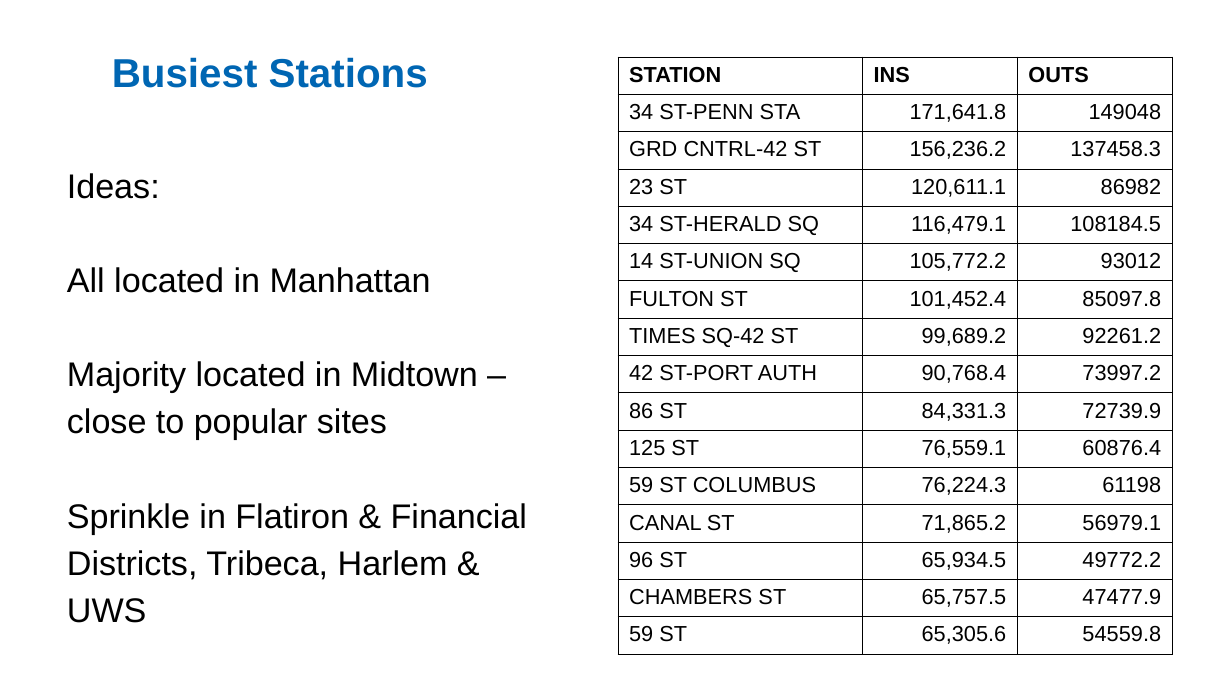
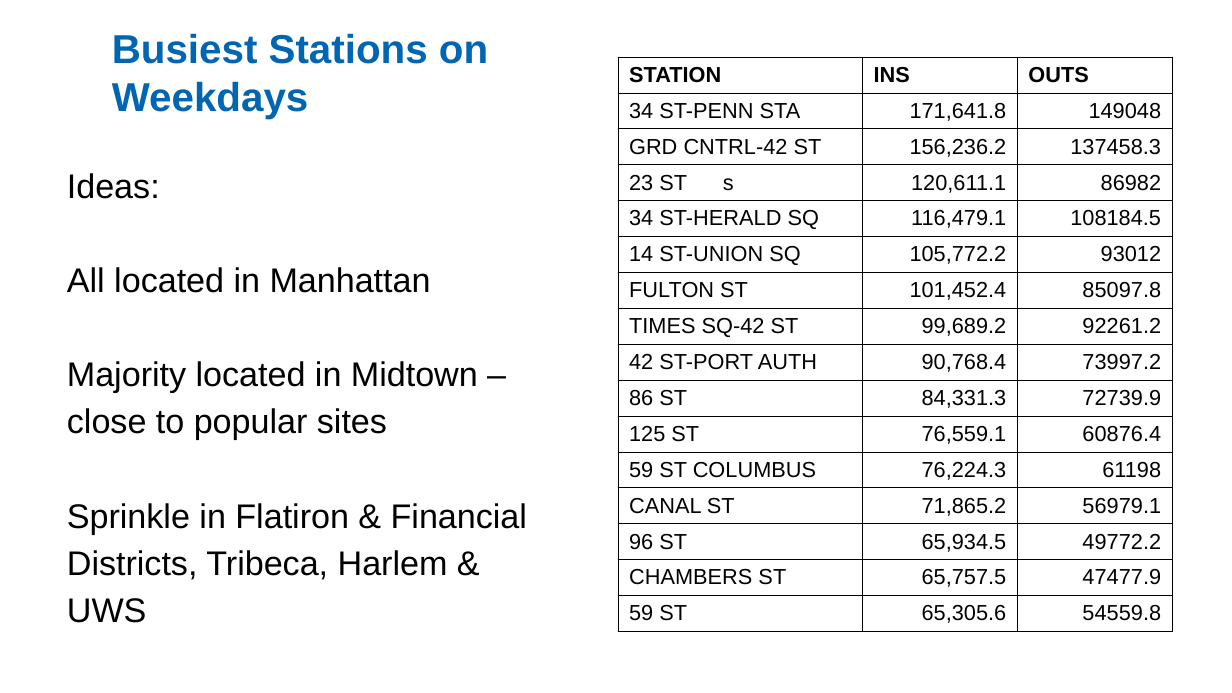
Before and after one commit to ekand/mtacular, a slide deck: slide 9 of reports/ekand_MTA_DATA_PP_3.1.odp. Drawn at 1232x693 pixels with LibreOffice and Linux fonts; fonts in the diff are those of the drawing. Boxes give left, top, right and bottom in pixels: in the first picture for what was removed or moved away, otherwise in the second. Text is boxed around its words. In the diff, an @@ line names an element or a change of style, - is before the commit and + after.

```diff
--- a/reports/ekand_MTA_DATA_PP_3.1.odp
+++ b/reports/ekand_MTA_DATA_PP_3.1.odp
@@ title at bbox=[112, 33, 488, 119]: text changed @@
-Busiest Stations
+Busiest Stations on
+Weekdays
@@ table at bbox=[618, 57, 1174, 632] @@
-row 4, column 1: 23 ST
+row 4, column 1: 23 ST s
```
Also in this commit, not shown: 1 slide added, 1 other file.
